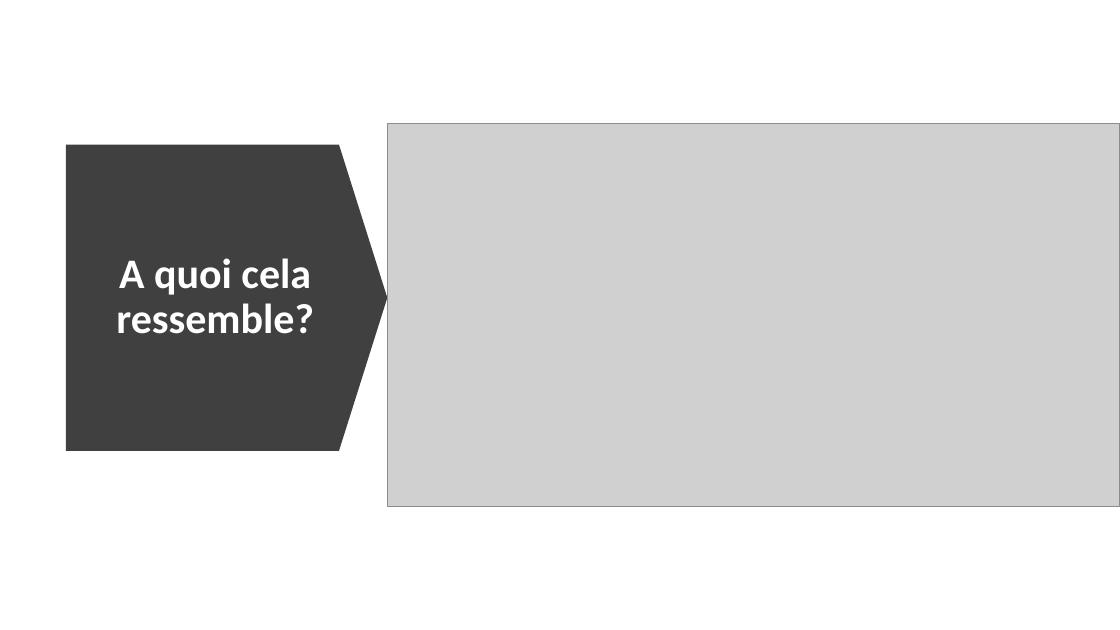
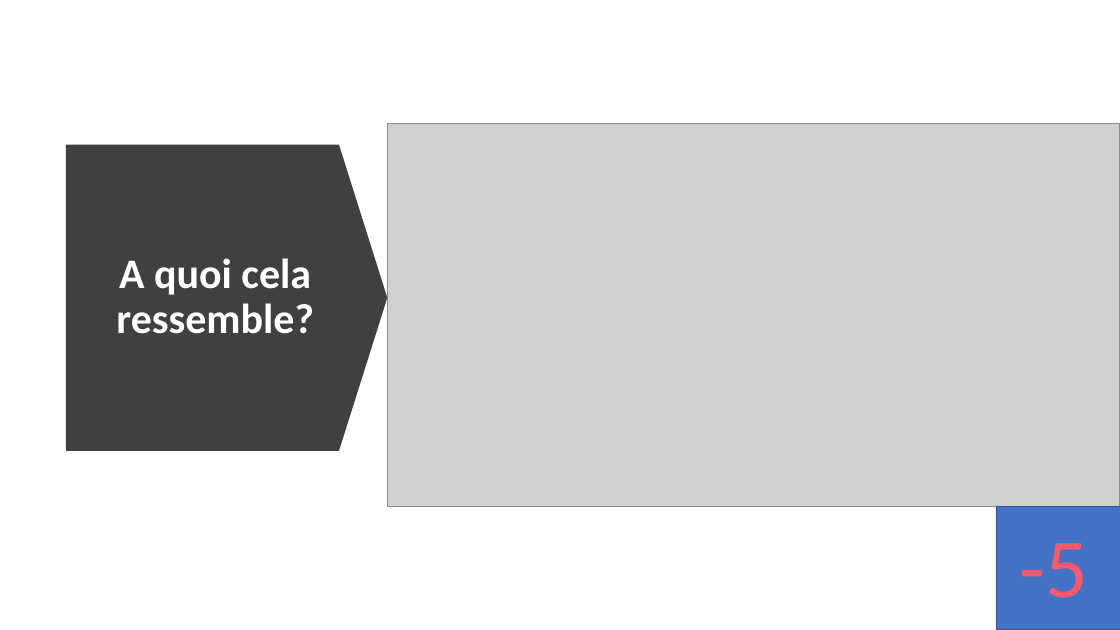
Before and after one commit to Jeremy-Sabadie/pmn-tools, a slide deck: slide 4 of pvt/pvt.pptx (slide 5 before the commit). Drawn at 1120x630 pixels with LibreOffice and Linux fonts; fonts in the diff are those of the drawing; grey boxes stand for pictures. Boxes give left, top, right and bottom in pixels: in the first picture for what was removed or moved away, otherwise in the second. Text is boxed around its words. In the diff, an @@ line names an element or a change of style, - is before the commit and + after.

```diff
--- a/pvt/pvt.pptx
+++ b/pvt/pvt.pptx
@@ rectangle added at (x1=996, y1=507, x2=1120, y2=630), fill #4472C4, outline #325491 1 pt @@
@@ text added at (x1=1020, y1=543, x2=1088, y2=598), 72 pt, text #FF5969 @@
+-5
```
Also in this commit, not shown: 4 other slides changed, 1 slide added, 2 slides removed, 5 other files.
